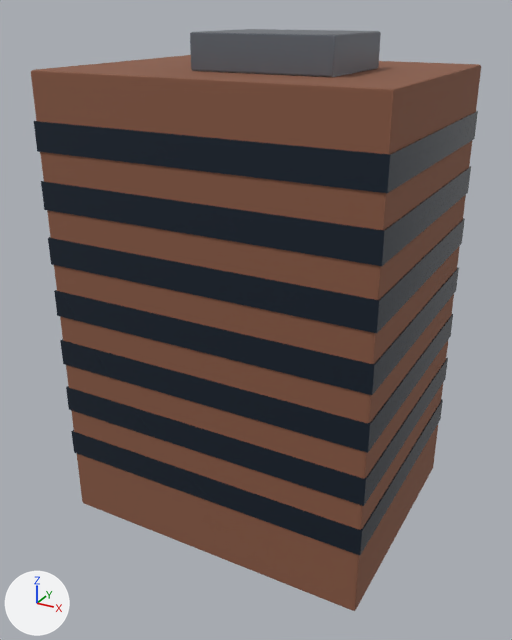
Before and after pictures for a commit that changed the glTF model SeatAtTheTable/public/assets/world/buildings/office.glb.
Rendered twice from a 50 mm camera at (62.6, -117.6, 99.5) aimed at (-1.4, -1.2, 41.3). The axes (+X, +Y, +Z) are drawn at lower left. The lights are the same throughout. The older version comes first. Where no turn or scale is listed for an object, it has been applied to the vertices.

Objects in the first picture: 'part-glass', 'part-metal', 'part-paint'.
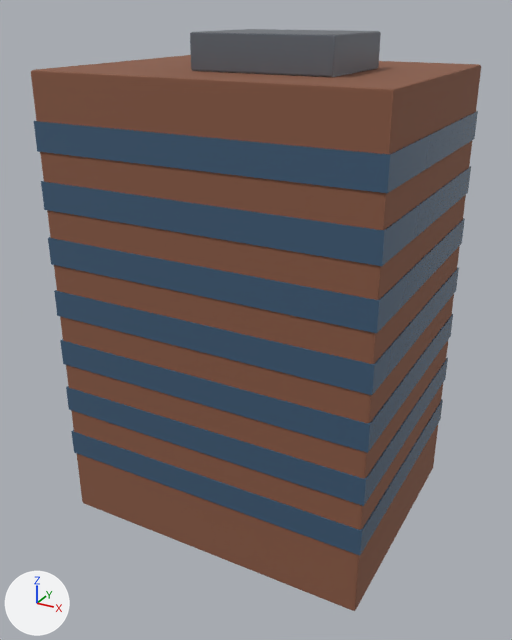
What changed in the scene script:
```text
Change mat_glass:
    mat_glass.base_color: (0.0194, 0.0307, 0.0497) -> (0.0595, 0.122, 0.209)  # dark blue #26313f -> blue #45627e
```

Boxes [x1, y1, x2, y2] around the edits, measured in the pictures (512 x 640 px):
'part-glass', recoloured (dark blue to blue): [34, 111, 478, 555] in both
